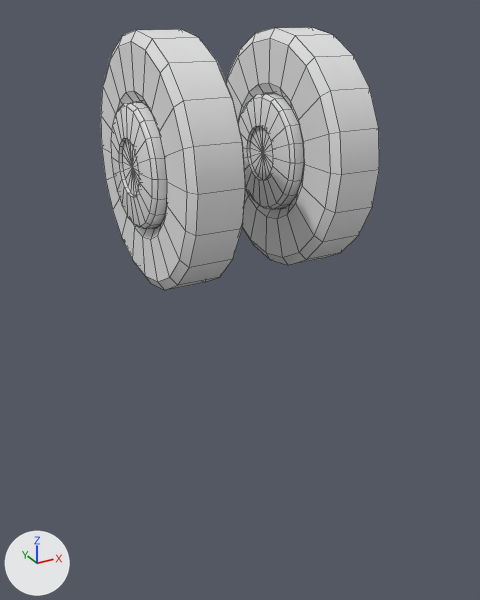
The OBJ model Resources/Wheel0.obj as it was, and as the next commit left it.
The view is the same before and after, from a 50 mm lens placed at (-4.66, -8.78, 7.22), pointed at (0.15, -0.04, 2.85). The axes (+X, +Y, +Z) are drawn at lower left. The lights are the same throughout. Mesh edges are drawn as thin lines. Where no turn or scale is listed for an object, it has been applied to the vertices.

Before the edit, the objects in view are built like this:
```python
me_wheel0 = bpy.data.meshes.new('Wheel0')
me_wheel0.from_pydata(...)  # 684 vertices, 720 faces; spans x -1.59..1.59, y -1.77..1.76, z 3.44..6.96
ob_wheel0 = bpy.data.objects.new('Wheel0', me_wheel0)
ob_wheel0.location = (0.0, 0.0, 0.0)
```
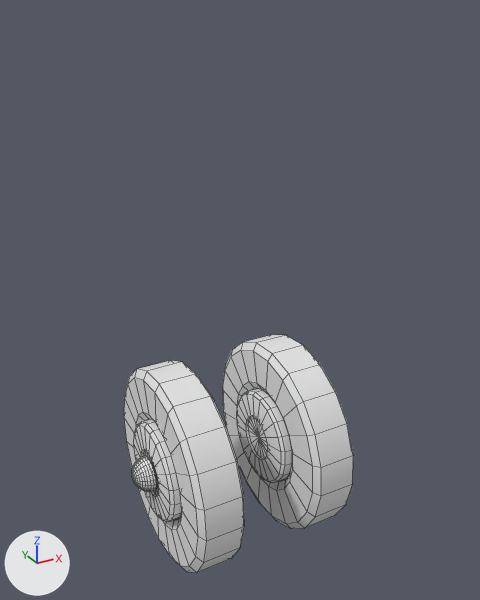
Location of each change, [x1, y1, x2, y2] in pixels of the pictures (480 x 600 px; the box of a moved part takes in the faces that stretch with it):
'Wheel0', reshaped (18% narrower, 9% shorter): before [101, 27, 379, 290]; after [124, 335, 353, 573]
part 1 of me_wheel0, moved or reshaped: before [226, 27, 379, 265]; after [222, 335, 353, 529]
part 2 of me_wheel0, moved or reshaped: before [101, 29, 246, 290]; after [124, 360, 244, 573]
part 3 of me_wheel0, moved or reshaped: before [238, 93, 304, 209]; after [236, 388, 292, 483]
part 4 of me_wheel0, moved or reshaped: before [111, 102, 167, 229]; after [133, 419, 182, 522]
part 5 of me_wheel0, added: after [132, 456, 156, 491]

What changed in the scene script:
```text
Change me_wheel0:
    used by ob_wheel0; location = (0.0, 0.0, 0.0)
    remove me_wheel0.from_pydata(...)  # 684 vertices, 720 faces; spans x -1.59..1.59, y -1.77..1.76, z 3.44..6.96
    add me_wheel0.from_pydata(...)  # 885 vertices, 920 faces; spans x -1.89..1.59, y -1.76..1.76, z -1.76..1.76
    me_wheel0 part 1: the loose piece of 160 vertices spanning x 0.65..1.45, y -1.77..1.76, z 3.44..6.96 is turned 130.5 degrees about the x axis through its middle, then moved by (0.0, 0.0, -5.2)
    me_wheel0 part 2: the loose piece of 160 vertices spanning x -1.45..-0.65, y -1.77..1.76, z 3.44..6.96 is turned 130.5 degrees about the x axis through its middle, then moved by (0.0, 0.0, -5.2)
    me_wheel0 part 3: the loose piece of 182 vertices spanning x 0.51..1.59, y -0.87..0.86, z 4.34..6.06 is turned 130.5 degrees about the x axis through its middle, then moved by (0.0, 0.0, -5.2)
    me_wheel0 part 4: the loose piece of 182 vertices spanning x -1.59..-0.51, y -0.86..0.87, z 4.34..6.06 is turned 130.5 degrees about the x axis through its middle, then moved by (0.0, -0.01, -5.19)
    me_wheel0 part 5: a new loose piece of 201 vertices spanning x -1.89..-1.59, y -0.31..0.29, z -0.29..0.31
```
